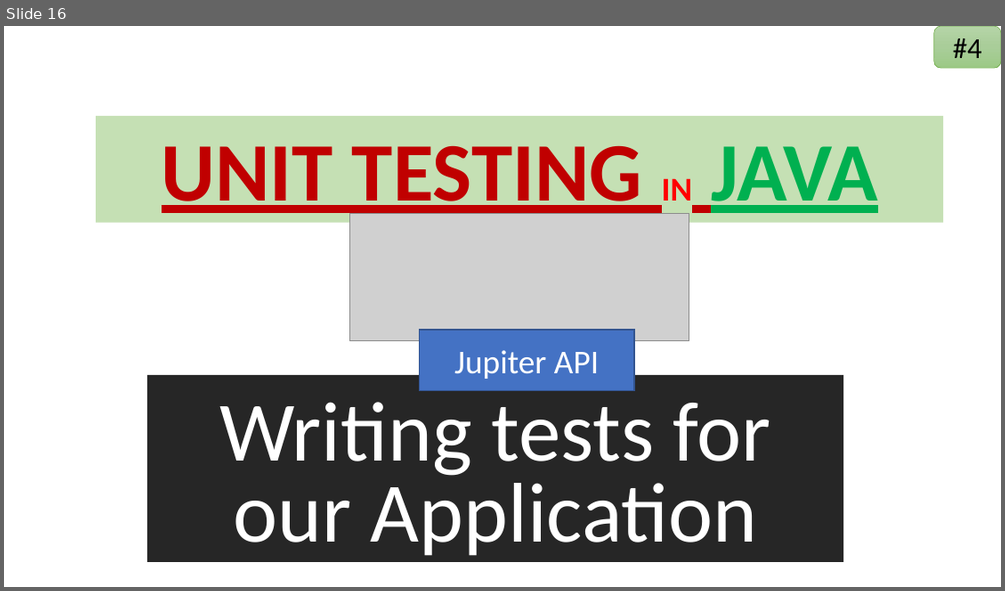
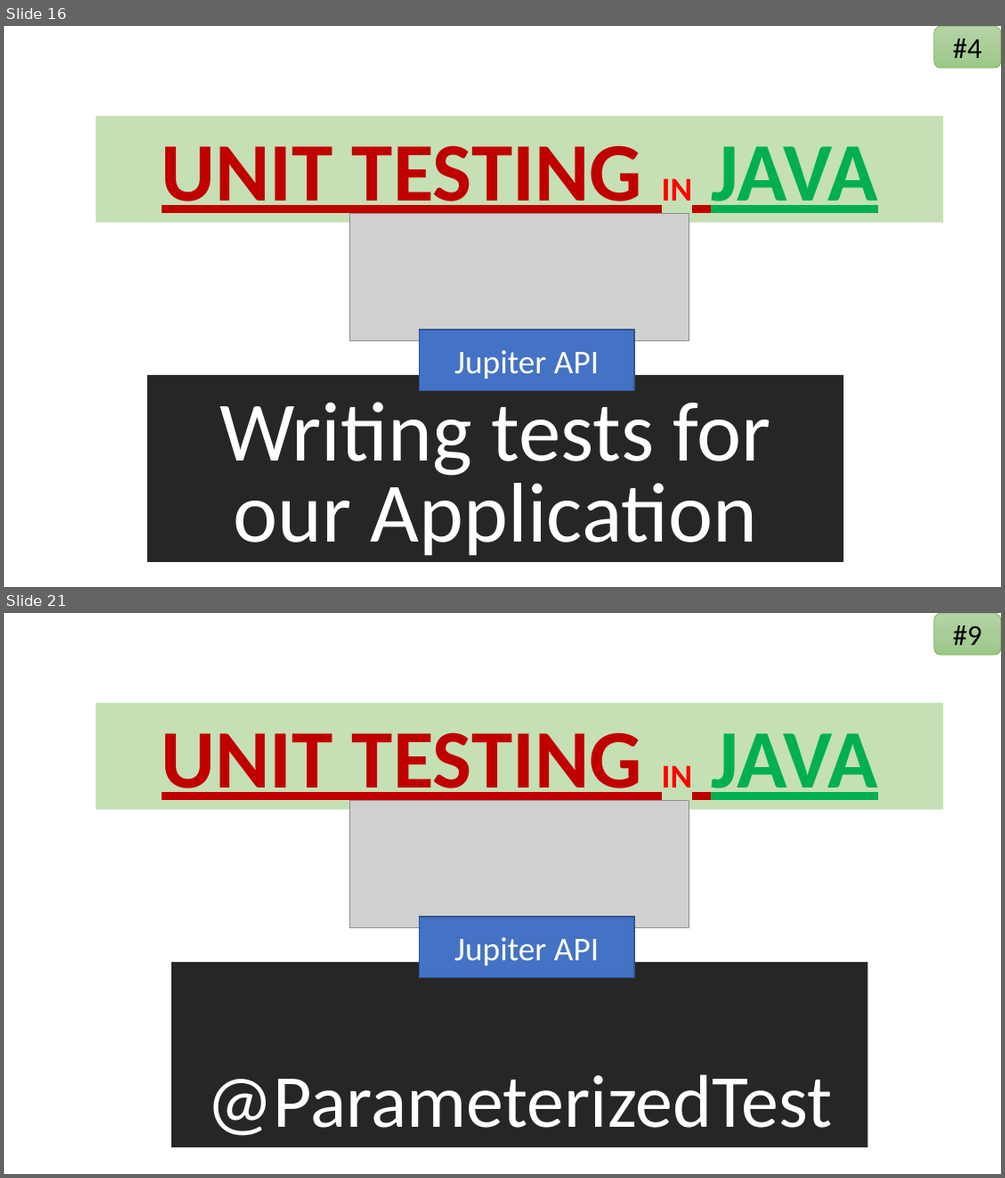
Before and after one commit to codefarm0/Microservices-Testing, a slide deck: UNIT TESTING IN JAVA.pptX. Shown one above the other, each under a label of ours: slide 16 before the commit, slides 16 and 21 after it; the slides between them are not shown. The pictures are 1005x591 and 1005x1178 pixels, drawn with LibreOffice and Linux fonts; fonts in the diff are those of the drawing; grey boxes stand for pictures. Boxes give left, top, right and bottom in pixels: in the first picture for what was removed or moved away, otherwise in the second. Text is boxed around its words. In the diff, an @@ line names an element or a change of style, - is before the commit and + after.

```diff
--- a/UNIT TESTING IN JAVA.pptX
+++ b/UNIT TESTING IN JAVA.pptX
@@ slide 21 added at [4, 613, 1001, 1174], background #FFFFFF @@
@@ rounded rectangle added at [934, 613, 1001, 655], fill gradient #B5D5A7 to #AACE9A to #9CC987, outline #70AD47 0.5 pt, 28 pt, text #000000 @@
+#9
@@ title added at [96, 703, 943, 810], fill #C5E0B4, 80 pt, text #C00000, bold, underline @@
+UNIT TESTING IN JAVA
@@ picture added at [349, 800, 689, 928] @@
@@ rectangle added at [419, 916, 634, 977], fill #4472C4, outline #325491 1 pt, 32 pt, text #FFFFFF @@
+Jupiter API
@@ rectangle added at [171, 962, 867, 1148], fill #262626, 72 pt, text #FFFFFF @@
+@ParameterizedTest
```
Also in this commit, not shown: 4 other slides added, 3 other files.
